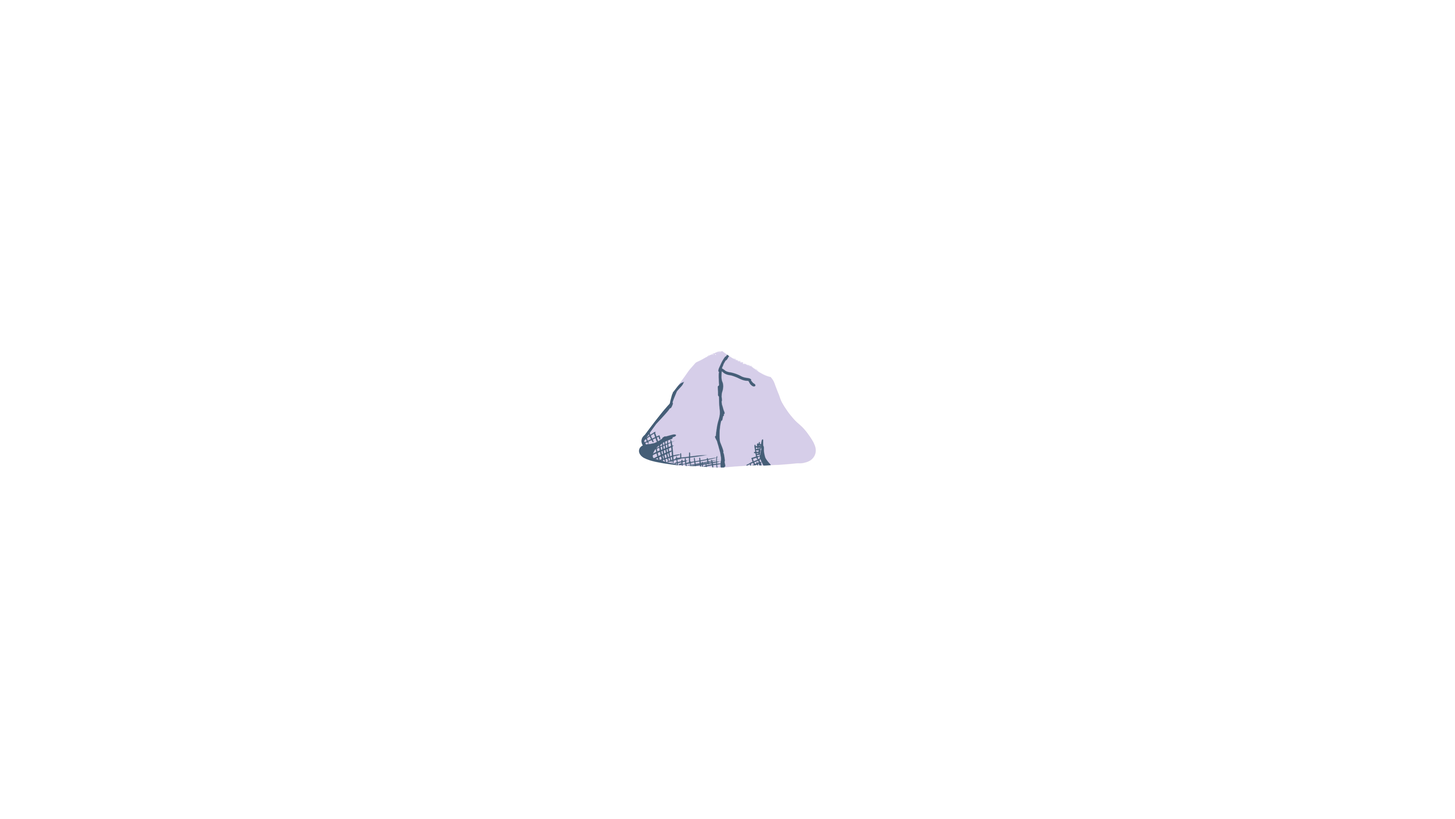
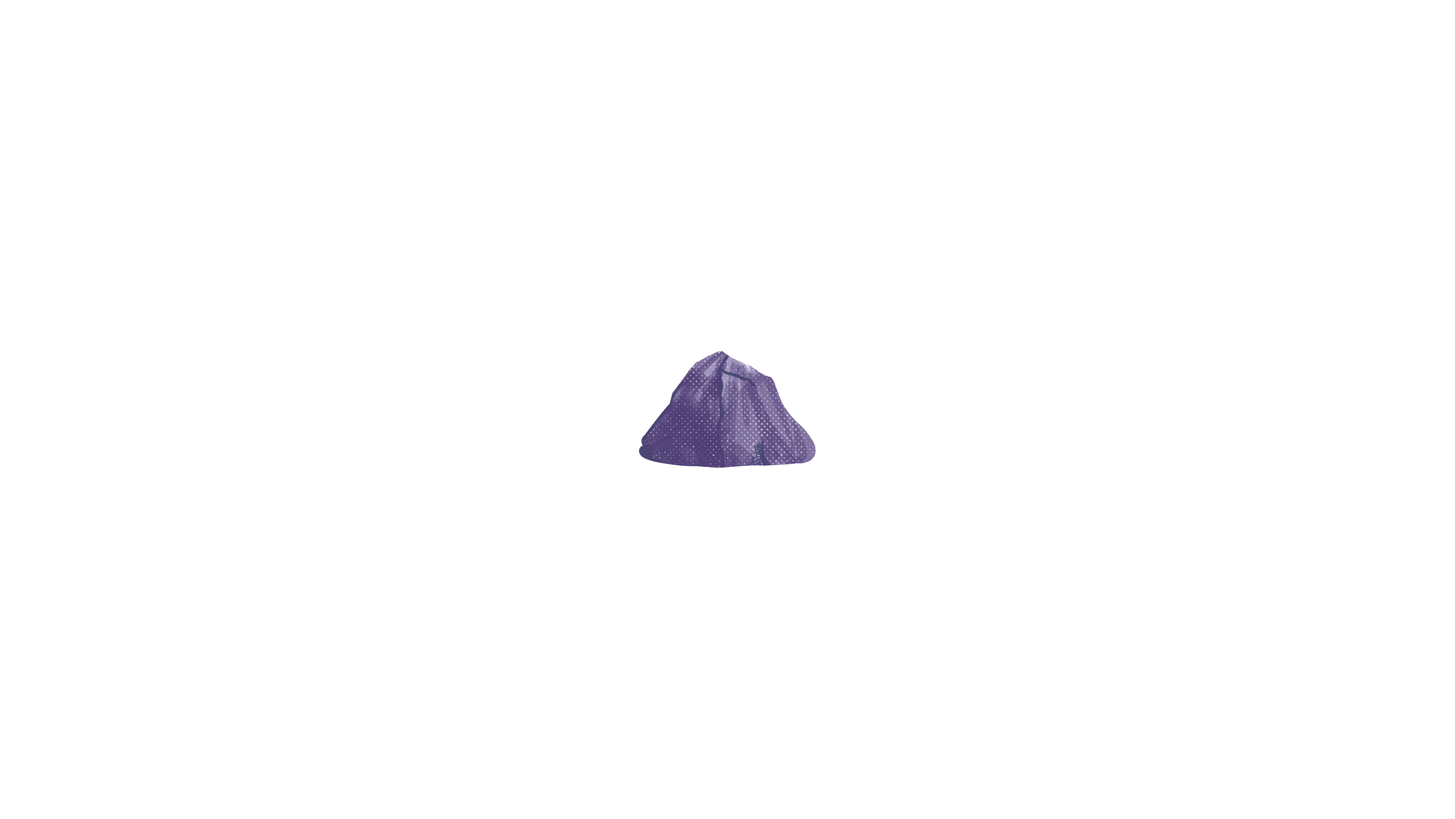
Revision of a layered 1455×819 image; what changed, layer by layer:
added layer "Taso 2" above "Taso 1" over [638, 350, 817, 468]
